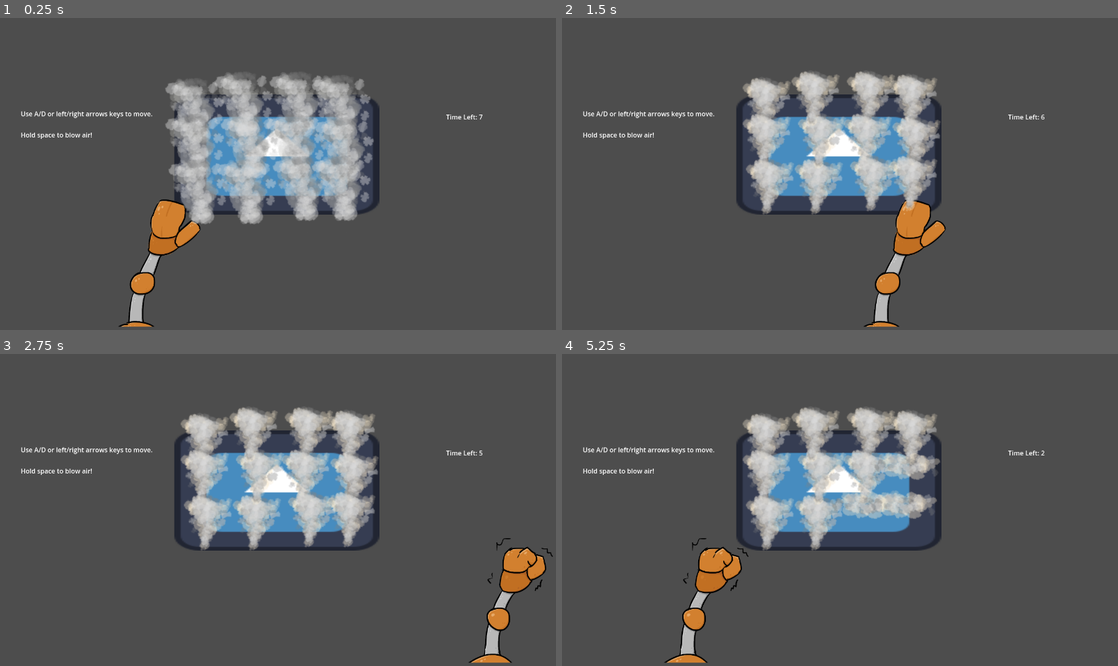
Above: before the commit, frames 1-4 (two rows, left to right).
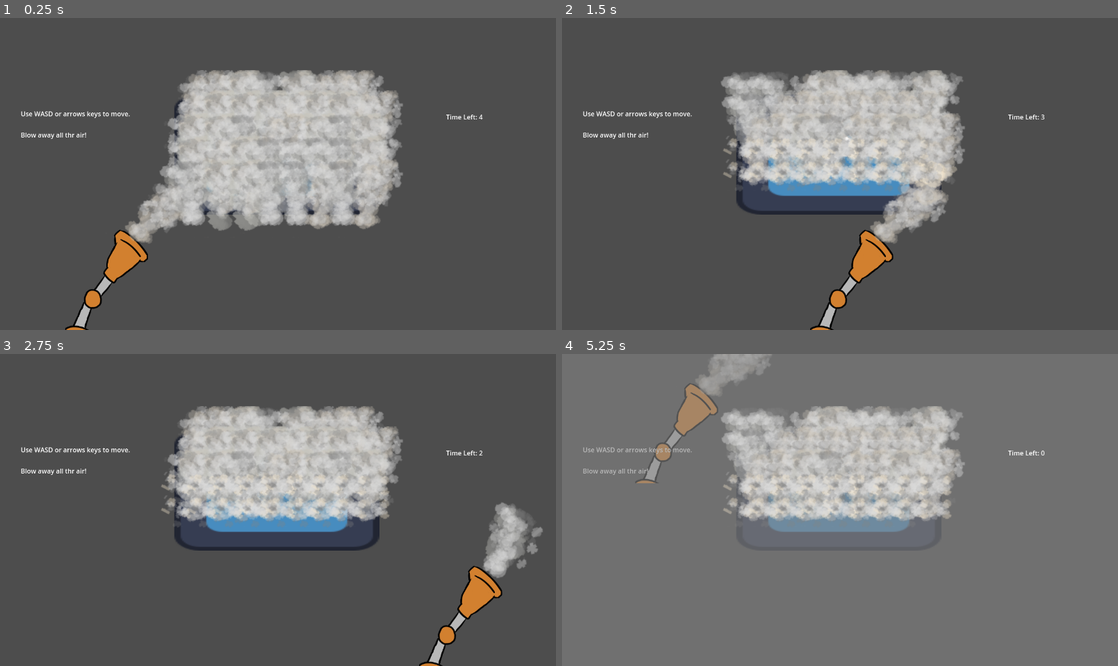
Above: after the commit, the same moments.

Repository: yanalex981/Tasty-Treads
Game: Godot game, scene res://Scenes/Microgames/CoolingMicrogame.tscn
The game is run twice, just before and just after one commit, with the same random seed, the same clock (stepped at 60 frames per second) and the same inputs. This scene is started directly instead of the project's main scene. The engine's default icon, where the game draws it, is replaced by a stand-in: a white triangle on a blue panel in a dark square.
Inputs:
- Up to frame 1 (0.25 s): no input
- Up to frame 2 (1.5 s): hold D (right) 0.53-1.28 s; hold Space (interact) 0.53-1.28 s; hold S (down) from 1.28 s (still down); tap Space (interact) at 1.35 s
- Up to frame 3 (2.75 s): release S (down) at 2.03 s; hold D (right) from 2.03 s (still down); hold Space (interact) from 2.03 s (still down)
- Up to frame 4 (5.25 s): release D (right) at 2.78 s; release Space (interact) at 2.78 s; hold W (up) 2.78-3.53 s; tap Space (interact) at 2.85, 4.35 s; hold Space (interact) 3.53-4.28 s; hold A (left) 3.53-5.03 s; hold S (down) from 5.03 s (still down); hold Space (interact) from 5.03 s (still down)

The runs differ from the first frame. In frame 1, 19% of the frame differs, in the area x 3-87%, y 16-100%; in frame 2, 16%; in frame 3, 16%; in frame 4, 96%, in the area x 0-100%, y 0-100%.
Error after the commit: Attempt to call function 'decrease_active' in base 'null instance' on a null instance. (res://Scripts/Microgames/Cooling/Smoke.gd:21)

Commit message:
Adjusted cooling minigame to be more accurate to the prototype.
Spawn more smoke and with random idle animations. Smoke hit once then disperses. Smoke hurtbox made smaller, fan hitbox made smaller. Fan now on by default and will always be on. Added vertical movement for fan.

Diff:
--- a/Scenes/Microgames/CoolingMicrogame.tscn
+++ b/Scenes/Microgames/CoolingMicrogame.tscn
@@ -1,11 +1,12 @@
-[gd_scene load_steps=15 format=3 uid="uid://cf500q4jkckpm"]
+[gd_scene load_steps=16 format=3 uid="uid://cf500q4jkckpm"]
 
 [ext_resource type="Texture2D" uid="uid://d1jylf2ps2072" path="res://icon.svg" id="1_1gkcl"]
 [ext_resource type="Script" path="res://Scripts/Microgames/Cooling/CoolingMicrogame.gd" id="1_6n2qk"]
-[ext_resource type="Texture2D" uid="uid://nriry6oa8w2g" path="res://Assets/Microgames/fridgeHand.png" id="2_6yqam"]
 [ext_resource type="PackedScene" uid="uid://cb00rsfw04bg5" path="res://Scenes/Microgames/Smoke.tscn" id="2_88mte"]
 [ext_resource type="Script" path="res://Scripts/Microgames/Cooling/RobotFan.gd" id="2_c2hrm"]
 [ext_resource type="Script" path="res://Scripts/Microgames/Cooling/SmokeSpawner.gd" id="4_1e7x7"]
+[ext_resource type="Texture2D" uid="uid://varudqrc00sq" path="res://Assets/Microgames/vacuumArm.png" id="6_nimdp"]
+[ext_resource type="Texture2D" uid="uid://cbu3c656nkxh5" path="res://Assets/Microgames/smokeEffects.png" id="7_d32es"]
 [ext_resource type="Script" path="res://Scenes/Microgames/TimerLabel.gd" id="7_f68go"]
 
 [sub_resource type="RectangleShape2D" id="RectangleShape2D_uepu6"]
@@ -14,48 +15,20 @@
 [sub_resource type="RectangleShape2D" id="RectangleShape2D_5cn5b"]
 size = Vector2(34, 432.013)
 
-[sub_resource type="RectangleShape2D" id="RectangleShape2D_eefd4"]
-size = Vector2(184, 42)
+[sub_resource type="CapsuleShape2D" id="CapsuleShape2D_bmu33"]
+radius = 55.0641
+height = 246.017
 
 [sub_resource type="CapsuleShape2D" id="CapsuleShape2D_6ygq4"]
-radius = 104.0
-height = 401.147
-
-[sub_resource type="Animation" id="Animation_qx56t"]
-resource_name = "blow_air"
-length = 0.3
-loop_mode = 1
-tracks/0/type = "value"
-tracks/0/imported = false
-tracks/0/enabled = true
-tracks/0/path = NodePath("Sprite2D:frame")
-tracks/0/interp = 1
-tracks/0/loop_wrap = true
-tracks/0/keys = {
-"times": PackedFloat32Array(0, 0.1, 0.2),
-"transitions": PackedFloat32Array(1, 1, 1),
-"update": 1,
-"values": [1, 1, 1]
-}
-tracks/1/type = "value"
-tracks/1/imported = false
-tracks/1/enabled = true
-tracks/1/path = NodePath("Hitbox/CollisionShape2D:disabled")
-tracks/1/interp = 1
-tracks/1/loop_wrap = true
-tracks/1/keys = {
-"times": PackedFloat32Array(0.1),
-"transitions": PackedFloat32Array(1),
-"update": 1,
-"values": [false]
-}
+radius = 24.4137
+height = 64.6364
 
 [sub_resource type="Animation" id="Animation_ds5xq"]
 length = 0.001
 tracks/0/type = "value"
 tracks/0/imported = false
 tracks/0/enabled = true
-tracks/0/path = NodePath("Sprite2D:frame")
+tracks/0/path = NodePath("Hitbox/AirEffect:frame")
 tracks/0/interp = 1
 tracks/0/loop_wrap = true
 tracks/0/keys = {
@@ -64,17 +37,22 @@
 "update": 1,
 "values": [0]
 }
-tracks/1/type = "value"
-tracks/1/imported = false
-tracks/1/enabled = true
-tracks/1/path = NodePath("Hitbox/CollisionShape2D:disabled")
-tracks/1/interp = 1
-tracks/1/loop_wrap = true
-tracks/1/keys = {
-"times": PackedFloat32Array(0),
-"transitions": PackedFloat32Array(1),
+
+[sub_resource type="Animation" id="Animation_qx56t"]
+resource_name = "blow_air"
+length = 0.3
+loop_mode = 1
+tracks/0/type = "value"
+tracks/0/imported = false
+tracks/0/enabled = true
+tracks/0/path = NodePath("Hitbox/AirEffect:frame")
+tracks/0/interp = 1
+tracks/0/loop_wrap = true
+tracks/0/keys = {
+"times": PackedFloat32Array(0, 0.1, 0.2),
+"transitions": PackedFloat32Array(1, 1, 1),
 "update": 1,
-"values": [true]
+"values": [0, 1, 2]
 }
 
 [sub_resource type="AnimationLibrary" id="AnimationLibrary_3eecn"]
@@ -92,40 +70,133 @@
 smoke_scene = ExtResource("2_88mte")
 
 [node name="Marker2D" type="Marker2D" parent="SmokeSpawner"]
-position = Vector2(-208, -80)
+position = Vector2(-224, -96)
 
 [node name="Marker2D2" type="Marker2D" parent="SmokeSpawner"]
-position = Vector2(-208, 8)
+position = Vector2(32, -96)
 
 [node name="Marker2D3" type="Marker2D" parent="SmokeSpawner"]
-position = Vector2(-200, 120)
-
-[node name="Marker2D4" type="Marker2D" parent="SmokeSpawner"]
-position = Vector2(-80, 120)
+position = Vector2(200, -96)
 
 [node name="Marker2D5" type="Marker2D" parent="SmokeSpawner"]
 position = Vector2(-72, 8)
 
 [node name="Marker2D6" type="Marker2D" parent="SmokeSpawner"]
-position = Vector2(-88, -96)
+position = Vector2(-160, -96)
 
 [node name="Marker2D7" type="Marker2D" parent="SmokeSpawner"]
-position = Vector2(48, -96)
+position = Vector2(-96, -96)
 
 [node name="Marker2D8" type="Marker2D" parent="SmokeSpawner"]
-position = Vector2(40, 8)
+position = Vector2(88, -96)
+
+[node name="Marker2D10" type="Marker2D" parent="SmokeSpawner"]
+position = Vector2(-32, -96)
+
+[node name="Marker2D11" type="Marker2D" parent="SmokeSpawner"]
+position = Vector2(144, -96)
+
+[node name="Marker2D4" type="Marker2D" parent="SmokeSpawner"]
+position = Vector2(-222, -46)
 
 [node name="Marker2D9" type="Marker2D" parent="SmokeSpawner"]
-position = Vector2(56, 112)
-
-[node name="Marker2D10" type="Marker2D" parent="SmokeSpawner"]
-position = Vector2(152, -88)
-
-[node name="Marker2D11" type="Marker2D" parent="SmokeSpawner"]
-position = Vector2(160, 16)
+position = Vector2(34, -46)
 
 [node name="Marker2D12" type="Marker2D" parent="SmokeSpawner"]
-position = Vector2(152, 112)
+position = Vector2(202, -46)
+
+[node name="Marker2D13" type="Marker2D" parent="SmokeSpawner"]
+position = Vector2(-70, 58)
+
+[node name="Marker2D14" type="Marker2D" parent="SmokeSpawner"]
+position = Vector2(-158, -46)
+
+[node name="Marker2D15" type="Marker2D" parent="SmokeSpawner"]
+position = Vector2(-94, -46)
+
+[node name="Marker2D16" type="Marker2D" parent="SmokeSpawner"]
+position = Vector2(90, -46)
+
+[node name="Marker2D17" type="Marker2D" parent="SmokeSpawner"]
+position = Vector2(-30, -46)
+
+[node name="Marker2D18" type="Marker2D" parent="SmokeSpawner"]
+position = Vector2(146, -46)
+
+[node name="Marker2D19" type="Marker2D" parent="SmokeSpawner"]
+position = Vector2(-222, 10)
+
+[node name="Marker2D20" type="Marker2D" parent="SmokeSpawner"]
+position = Vector2(34, 10)
+
+[node name="Marker2D21" type="Marker2D" parent="SmokeSpawner"]
+position = Vector2(202, 10)
+
+[node name="Marker2D22" type="Marker2D" parent="SmokeSpawner"]
+position = Vector2(-70, 114)
+
+[node name="Marker2D23" type="Marker2D" parent="SmokeSpawner"]
+position = Vector2(-158, 10)
+
+[node name="Marker2D24" type="Marker2D" parent="SmokeSpawner"]
+position = Vector2(-94, 10)
+
+[node name="Marker2D25" type="Marker2D" parent="SmokeSpawner"]
+position = Vector2(90, 10)
+
+[node name="Marker2D26" type="Marker2D" parent="SmokeSpawner"]
+position = Vector2(-30, 10)
+
+[node name="Marker2D27" type="Marker2D" parent="SmokeSpawner"]
+position = Vector2(146, 10)
+
+[node name="Marker2D28" type="Marker2D" parent="SmokeSpawner"]
+position = Vector2(-222, 66)
+
+[node name="Marker2D29" type="Marker2D" parent="SmokeSpawner"]
+position = Vector2(34, 66)
+
+[node name="Marker2D30" type="Marker2D" parent="SmokeSpawner"]
+position = Vector2(202, 66)
+
+[node name="Marker2D31" type="Marker2D" parent="SmokeSpawner"]
+position = Vector2(-158, 66)
+
+[node name="Marker2D32" type="Marker2D" parent="SmokeSpawner"]
+position = Vector2(-94, 66)
+
+[node name="Marker2D33" type="Marker2D" parent="SmokeSpawner"]
+position = Vector2(90, 66)
+
+[node name="Marker2D34" type="Marker2D" parent="SmokeSpawner"]
+position = Vector2(-30, 66)
+
+[node name="Marker2D35" type="Marker2D" parent="SmokeSpawner"]
+position = Vector2(146, 66)
+
+[node name="Marker2D36" type="Marker2D" parent="SmokeSpawner"]
+position = Vector2(-222, 124)
+
+[node name="Marker2D37" type="Marker2D" parent="SmokeSpawner"]
+position = Vector2(34, 124)
+
+[node name="Marker2D38" type="Marker2D" parent="SmokeSpawner"]
+position = Vector2(202, 124)
+
+[node name="Marker2D39" type="Marker2D" parent="SmokeSpawner"]
+position = Vector2(-158, 124)
+
+[node name="Marker2D40" type="Marker2D" parent="SmokeSpawner"]
+position = Vector2(-94, 124)
+
+[node name="Marker2D41" type="Marker2D" parent="SmokeSpawner"]
+position = Vector2(90, 124)
+
+[node name="Marker2D42" type="Marker2D" parent="SmokeSpawner"]
+position = Vector2(-30, 124)
+
+[node name="Marker2D43" type="Marker2D" parent="SmokeSpawner"]
+position = Vector2(146, 124)
 
 [node name="BoundingBox" type="StaticBody2D" parent="."]
 position = Vector2(696, 320)
@@ -140,6 +211,11 @@
 scale = Vector2(37.94, -0.0960279)
 shape = SubResource("RectangleShape2D_uepu6")
 
+[node name="TopBound" type="CollisionShape2D" parent="BoundingBox"]
+position = Vector2(-16, -296)
+scale = Vector2(37.94, -0.0960279)
+shape = SubResource("RectangleShape2D_uepu6")
+
 [node name="RightBound" type="CollisionShape2D" parent="BoundingBox"]
 position = Vector2(649, 64)
 scale = Vector2(1, 1.74494)
@@ -149,35 +225,46 @@
 position = Vector2(680, 336)
 scale = Vector2(3.9375, 2.3125)
 texture = ExtResource("1_1gkcl")
+metadata/_edit_lock_ = true
 
 [node name="RobotFan" type="CharacterBody2D" parent="."]
-position = Vector2(384, 592)
+position = Vector2(296, 600)
 collision_mask = 5
 script = ExtResource("2_c2hrm")
 
-[node name="Sprite2D" type="Sprite2D" parent="RobotFan"]
-position = Vector2(0, -16)
-scale = Vector2(0.71875, 0.71875)
-texture = ExtResource("2_6yqam")
-hframes = 2
-
-[node name="CollisionShape2D" type="CollisionShape2D" parent="RobotFan"]
-position = Vector2(-12, 149)
-shape = SubResource("RectangleShape2D_eefd4")
+[node name="Vacuum" type="Sprite2D" parent="RobotFan"]
+position = Vector2(60, -28)
+scale = Vector2(0.765625, 0.765625)
+texture = ExtResource("6_nimdp")
+
+[node name="ArmCollision" type="CollisionShape2D" parent="RobotFan"]
+position = Vector2(-56, 56)
+rotation = 0.486675
+shape = SubResource("CapsuleShape2D_bmu33")
 
 [node name="Hitbox" type="Area2D" parent="RobotFan"]
+position = Vector2(40, -64)
+rotation = 0.156162
 collision_layer = 2
 collision_mask = 4
 
 [node name="CollisionShape2D" type="CollisionShape2D" parent="RobotFan/Hitbox"]
-position = Vector2(96, -208)
+position = Vector2(48.4795, -123.166)
 rotation = 0.38455
-scale = Vector2(0.755092, 0.92157)
+scale = Vector2(1.46087, 0.798213)
 shape = SubResource("CapsuleShape2D_6ygq4")
-disabled = true
 debug_color = Color(0.811765, 0.266667, 0.196078, 0.419608)
 
+[node name="AirEffect" type="Sprite2D" parent="RobotFan/Hitbox"]
+position = Vector2(30.9536, -61.4779)
+rotation = 0.449852
+scale = Vector2(1.53829, 1.66843)
+texture = ExtResource("7_d32es")
+hframes = 3
+vframes = 2
+
 [node name="AnimationPlayer" type="AnimationPlayer" parent="RobotFan"]
+autoplay = "blow_air"
 libraries = {
 "": SubResource("AnimationLibrary_3eecn")
 }
@@ -187,6 +274,7 @@
 anchors_preset = 0
 offset_right = 1366.0
 offset_bottom = 771.0
+metadata/_edit_lock_ = true
 
 [node name="InstructionsLabel" type="Label" parent="UI"]
 layout_mode = 0
@@ -194,9 +282,9 @@
 offset_top = 224.0
 offset_right = 320.0
 offset_bottom = 302.0
-text = "Use A/D or left/right arrows keys to move.
-
-Hold space to blow air!"
+text = "Use WASD or arrows keys to move.
+
+Blow away all thr air!"
 
 [node name="EndUI" type="Control" parent="UI"]
 visible = false
@@ -231,7 +319,7 @@
 offset_right = 1136.0
 offset_bottom = 255.0
 script = ExtResource("7_f68go")
-num_seconds = 8
+num_seconds = 5
 
 [node name="GameTimer" type="Timer" parent="UI/TimerLabel"]
 one_shot = true
--- a/Scenes/Microgames/PouringMicrogame.tscn
+++ b/Scenes/Microgames/PouringMicrogame.tscn
@@ -5,6 +5,21 @@
 [ext_resource type="Texture2D" uid="uid://dg30wulqywn5p" path="res://Assets/Microgames/bowlPourTemp.png" id="2_m7gjw"]
 [ext_resource type="Script" path="res://Scripts/Microgames/Pouring/RobotBowl.gd" id="2_s1gy1"]
 [ext_resource type="Texture2D" uid="uid://cda1cgjmnyqyc" path="res://Assets/Microgames/doughPourTemp.png" id="3_itmyb"]
+
+[sub_resource type="Animation" id="Animation_yr5nh"]
+length = 0.001
+tracks/0/type = "value"
+tracks/0/imported = false
+tracks/0/enabled = true
+tracks/0/path = NodePath(".:frame")
+tracks/0/interp = 1
+tracks/0/loop_wrap = true
+tracks/0/keys = {
+"times": PackedFloat32Array(0),
+"transitions": PackedFloat32Array(1),
+"update": 1,
+"values": [0]
+}
 
 [sub_resource type="Animation" id="Animation_upakk"]
 resource_name = "fill_up"
@@ -21,21 +36,6 @@
 "transitions": PackedFloat32Array(1, 1, 1, 1, 1, 1, 1),
 "update": 1,
 "values": [1, 2, 3, 4, 5, 6, 7]
-}
-
-[sub_resource type="Animation" id="Animation_yr5nh"]
-length = 0.001
-tracks/0/type = "value"
-tracks/0/imported = false
-tracks/0/enabled = true
-tracks/0/path = NodePath(".:frame")
-tracks/0/interp = 1
-tracks/0/loop_wrap = true
-tracks/0/keys = {
-"times": PackedFloat32Array(0),
-"transitions": PackedFloat32Array(1),
-"update": 1,
-"values": [0]
 }
 
 [sub_resource type="AnimationLibrary" id="AnimationLibrary_jkvs1"]
--- a/Scenes/Microgames/Smoke.tscn
+++ b/Scenes/Microgames/Smoke.tscn
@@ -1,7 +1,22 @@
-[gd_scene load_steps=8 format=3 uid="uid://cb00rsfw04bg5"]
+[gd_scene load_steps=10 format=3 uid="uid://cb00rsfw04bg5"]
 
 [ext_resource type="Script" path="res://Scripts/Microgames/Cooling/Smoke.gd" id="1_42yk4"]
 [ext_resource type="Texture2D" uid="uid://cbu3c656nkxh5" path="res://Assets/Microgames/smokeEffects.png" id="1_ybkj1"]
+
+[sub_resource type="Animation" id="Animation_cy3hj"]
+length = 0.001
+tracks/0/type = "value"
+tracks/0/imported = false
+tracks/0/enabled = true
+tracks/0/path = NodePath(".:frame")
+tracks/0/interp = 1
+tracks/0/loop_wrap = true
+tracks/0/keys = {
+"times": PackedFloat32Array(0),
+"transitions": PackedFloat32Array(1),
+"update": 1,
+"values": [0]
+}
 
 [sub_resource type="Animation" id="Animation_daf8a"]
 resource_name = "idle"
@@ -21,8 +36,9 @@
 "values": [0, 1, 2]
 }
 
-[sub_resource type="Animation" id="Animation_cy3hj"]
-length = 0.001
+[sub_resource type="Animation" id="Animation_fsjyp"]
+resource_name = "dissipate"
+length = 0.3
 tracks/0/type = "value"
 tracks/0/imported = false
 tracks/0/enabled = true
@@ -30,16 +46,17 @@
 tracks/0/interp = 1
 tracks/0/loop_wrap = true
 tracks/0/keys = {
-"times": PackedFloat32Array(0),
-"transitions": PackedFloat32Array(1),
+"times": PackedFloat32Array(0, 0.1, 0.2),
+"transitions": PackedFloat32Array(1, 1, 1),
 "update": 1,
-"values": [0]
+"values": [3, 4, 5]
 }
 
-[sub_resource type="Animation" id="Animation_fsjyp"]
-resource_name = "dissipating"
-length = 1.5
-step = 0.5
+[sub_resource type="Animation" id="Animation_e70s7"]
+resource_name = "idle_2"
+length = 0.9
+loop_mode = 1
+step = 0.3
 tracks/0/type = "value"
 tracks/0/imported = false
 tracks/0/enabled = true
@@ -47,22 +64,42 @@
 tracks/0/interp = 1
 tracks/0/loop_wrap = true
 tracks/0/keys = {
-"times": PackedFloat32Array(0, 0.5, 1),
+"times": PackedFloat32Array(0, 0.3, 0.6),
 "transitions": PackedFloat32Array(1, 1, 1),
 "update": 1,
-"values": [3, 4, 5]
+"values": [1, 2, 0]
+}
+
+[sub_resource type="Animation" id="Animation_qimoy"]
+resource_name = "idle_3"
+length = 0.9
+loop_mode = 1
+step = 0.3
+tracks/0/type = "value"
+tracks/0/imported = false
+tracks/0/enabled = true
+tracks/0/path = NodePath(".:frame")
+tracks/0/interp = 1
+tracks/0/loop_wrap = true
+tracks/0/keys = {
+"times": PackedFloat32Array(0, 0.3, 0.6),
+"transitions": PackedFloat32Array(1, 1, 1),
+"update": 1,
+"values": [2, 0, 1]
 }
 
 [sub_resource type="AnimationLibrary" id="AnimationLibrary_tgsew"]
 _data = {
 "RESET": SubResource("Animation_cy3hj"),
-"dissipating": SubResource("Animation_fsjyp"),
-"idle": SubResource("Animation_daf8a")
+"dissipate": SubResource("Animation_fsjyp"),
+"idle": SubResource("Animation_daf8a"),
+"idle_2": SubResource("Animation_e70s7"),
+"idle_3": SubResource("Animation_qimoy")
 }
 
 [sub_resource type="CapsuleShape2D" id="CapsuleShape2D_t01v8"]
-radius = 40.0
-height = 117.656
+radius = 11.4286
+height = 24.0764
 
 [node name="Smoke" type="Node2D"]
 script = ExtResource("1_42yk4")
@@ -75,7 +112,6 @@
 
 [node name="AnimationPlayer" type="AnimationPlayer" parent="."]
 root_node = NodePath("../Sprite2D")
-autoplay = "idle"
 libraries = {
 "": SubResource("AnimationLibrary_tgsew")
 }
@@ -87,10 +123,9 @@
 collision_mask = 2
 
 [node name="CollisionShape2D" type="CollisionShape2D" parent="Hurtbox"]
-position = Vector2(0, -9.53674e-07)
+position = Vector2(0, 8.1853)
 scale = Vector2(1.4, 1.35989)
 shape = SubResource("CapsuleShape2D_t01v8")
 
 [connection signal="animation_finished" from="AnimationPlayer" to="." method="_on_animation_player_animation_finished"]
 [connection signal="area_entered" from="Hurtbox" to="." method="_on_hurtbox_area_entered"]
-[connection signal="area_exited" from="Hurtbox" to="." method="_on_hurtbox_area_exited"]
--- a/Scripts/Microgames/Cooling/RobotFan.gd
+++ b/Scripts/Microgames/Cooling/RobotFan.gd
@@ -15,16 +15,11 @@
 	else:
 		velocity.x = 0
 
-	# stop and start the fan on input
-	if Input.is_action_pressed("interact"):
-		blow_air()
-	if Input.is_action_just_released("interact"):
-		stop_air()
+	if Input.is_action_pressed("up"):
+		velocity.y = -SPEED
+	elif Input.is_action_pressed("down"):
+		velocity.y = SPEED
+	else:
+		velocity.y = 0
 
 	move_and_slide()
-
-func blow_air():
-	animation_player.play("blow_air")
-
-func stop_air():
-	animation_player.play("RESET")
--- a/Scripts/Microgames/Cooling/Smoke.gd
+++ b/Scripts/Microgames/Cooling/Smoke.gd
@@ -2,17 +2,21 @@
 
 @onready var animation_player = $AnimationPlayer
 
+func _ready():
+	var idle_mode = randi_range(0,2)
+	if idle_mode == 0:
+		animation_player.play("idle")
+	elif idle_mode == 1:
+		animation_player.play("idle_2")
+	else:
+		animation_player.play("idle_3")
 
 func _on_hurtbox_area_entered(area):
 	if area.name == "Hitbox":
-		animation_player.play("dissipating")
+		animation_player.play("dissipate")
 
 
-func _on_hurtbox_area_exited(area):
-	if area.name == "Hitbox":
-		animation_player.pause()
-
 func _on_animation_player_animation_finished(anim_name):
-	if anim_name == "dissipating":
+	if anim_name == "dissipate":
 		get_tree().root.get_child(0).get_child(0).decrease_active()
 		queue_free()
